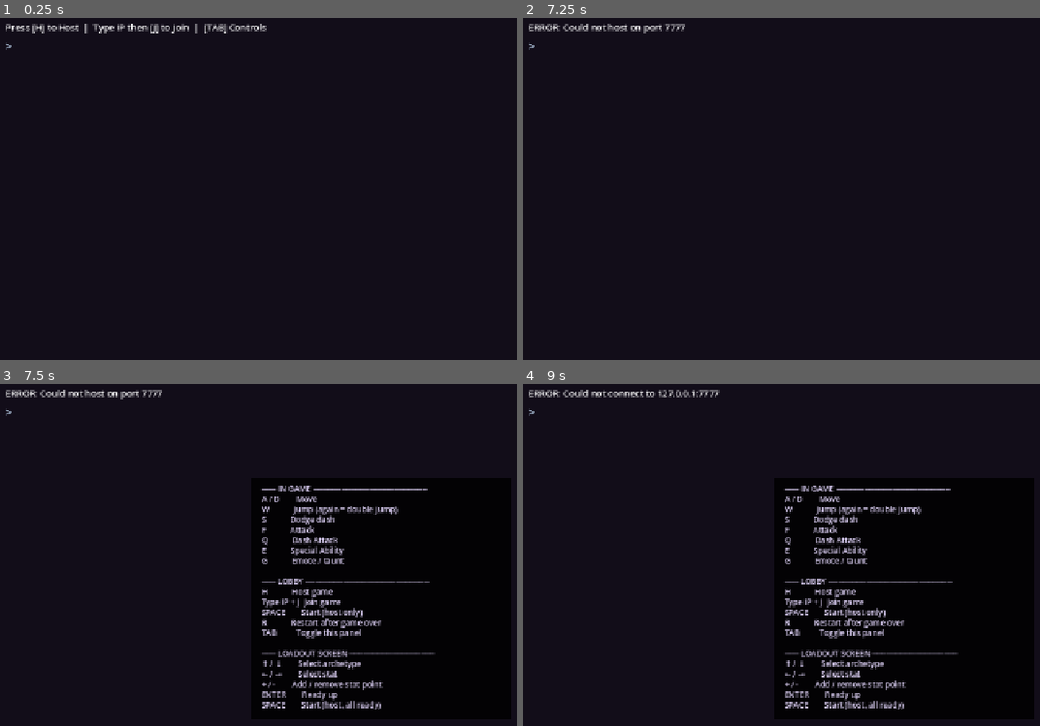
Above: before the commit, frames 1-4 (two rows, left to right).
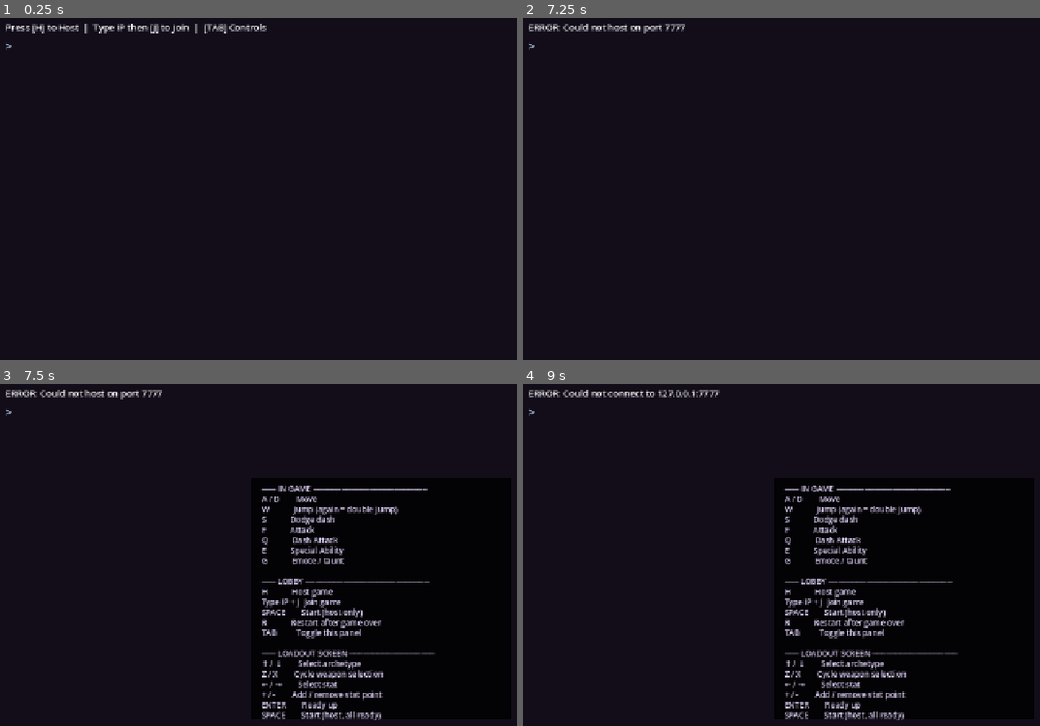
Above: after the commit, the same moments.

Repository: kanawatiomar/darkbrawl
Game: Godot game, scene res://scenes/main.tscn
Two runs of this game, one before a commit and one after it. Both use one fixed random seed, a clock stepped at 60 frames per second and the inputs below.
Inputs:
- Up to frame 1 (0.25 s): no input
- Up to frame 2 (7.25 s): tap H at 0.5 s; hold D (p1_right) 0.53-2.03 s; tap Z at 0.6, 1.55, 3.05, 4.55, 5.85 s; tap W (p1_jump) at 0.77, 1.52, 3.02, 3.77, 4.52, 6.02, 6.77 s; tap X at 0.8, 1.35, 2.3, 3.8, 5.3, 6.6 s; tap Enter (ui_accept) every 0.75 s from 1.25 to 4.25 s; hold A (p1_left) 2.03-2.78 s; tap F (p1_attack) at 2.1 s; hold D (p1_right) 2.78-4.28 s; tap Q (p1_dash_atk) at 2.85 s; tap S (p1_dodge) at 3.6 s; hold A (p1_left) 4.28-5.03 s; tap G (p1_emote) at 4.35 s; hold D (p1_right) 5.03-5.78 s; tap E (p1_special) at 5.1 s; hold A (p1_left) from 5.78 s (still down)
- Up to frame 3 (7.5 s): release A (p1_left) at 7.28 s; hold D (p1_right) from 7.28 s (still down); tap Tab at 7.35 s
- Up to frame 4 (9 s): keep holding D (p1_right); tap W (p1_jump) at 7.52 s; tap Z at 7.55 s; tap H at 8.1 s; tap X at 8.3 s; tap J at 8.85 s

Frames 1-2 are identical in both runs. In frame 3, 1.5% of the frame differs, in the area x 50-75%, y 83-99%; in frame 4, 1.5%.

Commit message:
v0.5.1: weapon cycling (Z/X), lives hearts display, loadout fixes

Diff:
--- a/scripts/main.gd
+++ b/scripts/main.gd
@@ -33,6 +33,7 @@
 # Loadout state
 var loadout_archetype_idx : int    = 0
 var loadout_stat_idx      : int    = 0   # which stat is selected
+var loadout_weapon_idx    : int    = 0   # which weapon is selected
 var loadout_stats         : Array  = [3,3,2,4,3]  # STR DEX INT VIT END
 var loadout_ready         : bool   = false
 var loadout_panel         : Control
@@ -248,6 +249,7 @@
 		"",
 		"  ─── LOADOUT SCREEN ──────────────────",
 		"  ↑ / ↓        Select archetype",
+		"  Z / X        Cycle weapon selection",
 		"  ← / →        Select stat",
 		"  + / -        Add / remove stat point",
 		"  ENTER        Ready up",
@@ -298,9 +300,19 @@
 	match event.keycode:
 		KEY_UP:
 			loadout_archetype_idx = (loadout_archetype_idx - 1 + ARCHETYPES.size()) % ARCHETYPES.size()
+			loadout_weapon_idx = 0
 			_refresh_loadout_panel()
 		KEY_DOWN:
 			loadout_archetype_idx = (loadout_archetype_idx + 1) % ARCHETYPES.size()
+			loadout_weapon_idx = 0
+			_refresh_loadout_panel()
+		KEY_Z:
+			var weapons = ARCHETYPES[loadout_archetype_idx]["weapons"]
+			loadout_weapon_idx = (loadout_weapon_idx - 1 + weapons.size()) % weapons.size()
+			_refresh_loadout_panel()
+		KEY_X:
+			var weapons = ARCHETYPES[loadout_archetype_idx]["weapons"]
+			loadout_weapon_idx = (loadout_weapon_idx + 1) % weapons.size()
 			_refresh_loadout_panel()
 		KEY_LEFT:
 			loadout_stat_idx = (loadout_stat_idx - 1 + STAT_NAMES.size()) % STAT_NAMES.size()
@@ -340,6 +352,7 @@
 	loadout_archetype_idx = 0
 	loadout_stats = [3,3,2,4,3]
 	loadout_stat_idx = 0
+	loadout_weapon_idx = 0
 	loadout_ready = false
 	_build_loadout_panel()
 
@@ -453,11 +466,17 @@
 
 	for i in range(arch["weapons"].size()):
 		var w = arch["weapons"][i]
+		var selected_w = (i == loadout_weapon_idx)
+		if selected_w:
+			var wsel_bg = ColorRect.new()
+			wsel_bg.color = Color(arch["color"].r,arch["color"].g,arch["color"].b,0.2)
+			wsel_bg.size = Vector2(362,20); wsel_bg.position = Vector2(316, 246+i*20)
+			loadout_panel.add_child(wsel_bg)
 		var wl = Label.new()
-		wl.text = ("▶ " if i == 0 else "  ") + w
+		wl.text = ("▶ " if selected_w else "  ") + w + ("  [Z/X to cycle]" if i == loadout_weapon_idx else "")
 		wl.position = Vector2(318, 248 + i*20)
 		wl.add_theme_font_size_override("font_size", 13)
-		wl.modulate = arch["color"] if i == 0 else Color(0.5,0.5,0.5)
+		wl.modulate = arch["color"] if selected_w else Color(0.5,0.5,0.5)
 		loadout_panel.add_child(wl)
 
 	# ── Stat Allocation ──
@@ -684,7 +703,7 @@
 	if peer_id == local_peer_id:
 		var arch    = ARCHETYPES[loadout_archetype_idx]
 		pd.archetype = arch["name"].to_lower()
-		pd.weapon    = arch["weapons"][0]
+		pd.weapon    = arch["weapons"][loadout_weapon_idx]
 		pd.stat_str  = loadout_stats[0]
 		pd.stat_dex  = loadout_stats[1]
 		pd.stat_int  = loadout_stats[2]
@@ -732,7 +751,7 @@
 	visor.color = Color(min(c.r*1.8,1.0),min(c.g*1.8,1.0),min(c.b*1.8,1.0),0.95); pivot.add_child(visor)
 
 	var lbl = Label.new(); lbl.position = Vector2(-40,-68); lbl.add_theme_font_size_override("font_size", 13)
-	lbl.text = "P%d [%s]  0%%" % [peer_id, pd.archetype.substr(0,3).to_upper()]; lbl.modulate = pd.color
+	lbl.text = "P%d [%s]  0%%  ♥♥♥" % [peer_id, pd.archetype.substr(0,3).to_upper()]; lbl.modulate = pd.color
 	body.add_child(lbl); pd.label = lbl
 
 	var stam_bg = ColorRect.new(); stam_bg.size = Vector2(44,5); stam_bg.position = Vector2(-22,-52)
@@ -860,7 +879,8 @@
 
 		_animate_player(pd, delta)
 
-		pd.label.text = "P%d [%s]  %.0f%%" % [peer_id, pd.archetype.substr(0,3).to_upper(), pd.damage_pct]
+		var hearts = "♥".repeat(pd.lives) + "♡".repeat(max(0, 3 - pd.lives))
+		pd.label.text = "P%d [%s]  %.0f%%  %s" % [peer_id, pd.archetype.substr(0,3).to_upper(), pd.damage_pct, hearts]
 		pd.stamina_bar.size.x = max(0, (stam/max_stam)*44.0)
 		pd.ability_bar.size.x = max(0, (1.0 - clamp(pd.special_cd/4.0,0.0,1.0))*44.0)
 		_update_arrow(pd, vp)
Not shown, changed: builds/DarkBrawl.exe
